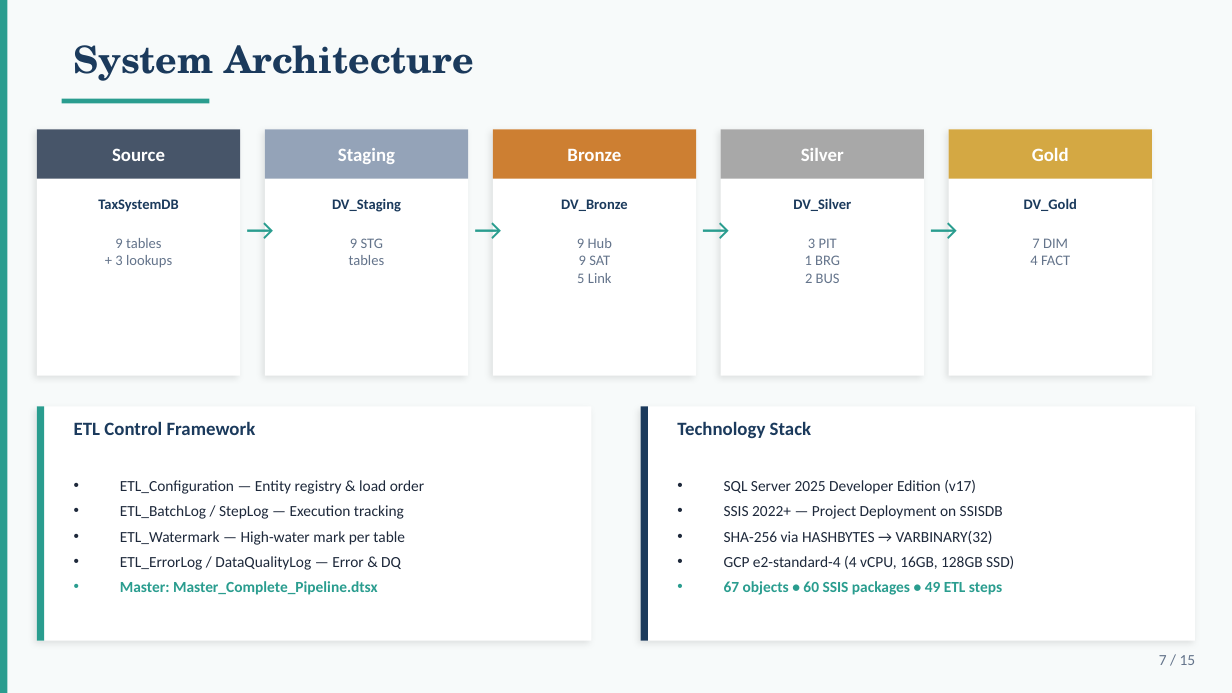
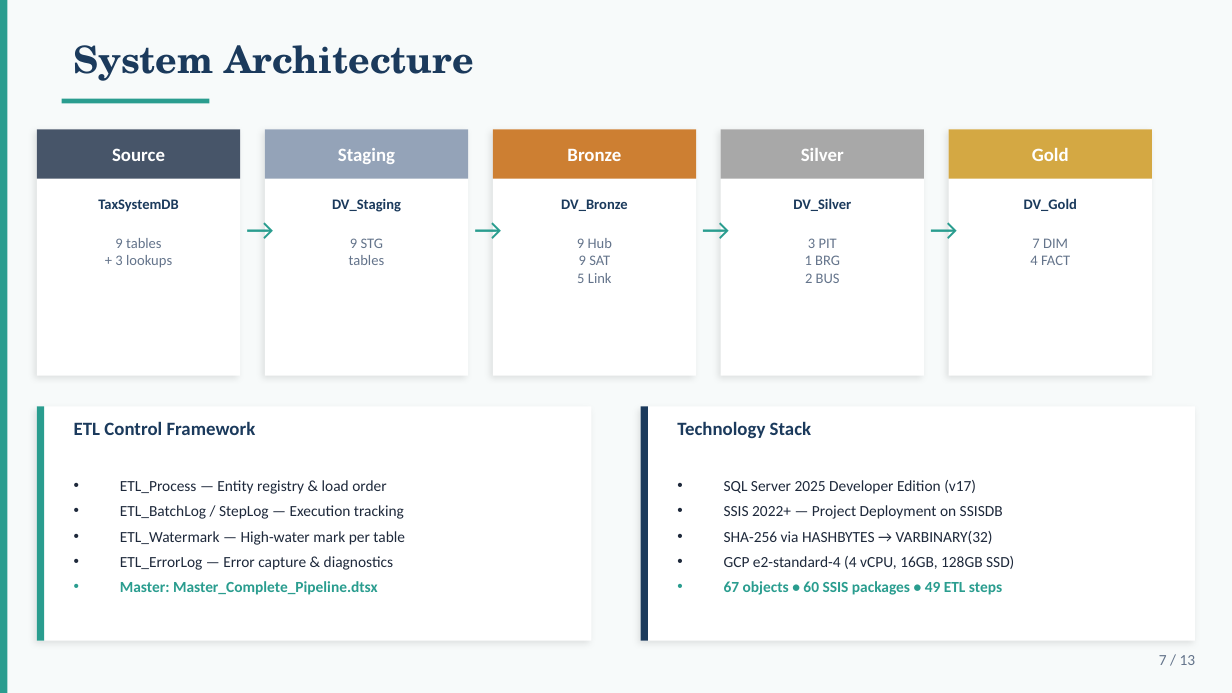
Before and after one commit to mvsotso/dv2-tax-data-warehouse-using-medallion, a slide deck: slide 7 of Documents/Final_Presentation.pptx. Drawn at 1232x693 pixels with LibreOffice and Linux fonts; fonts in the diff are those of the drawing. Boxes give left, top, right and bottom in pixels: in the first picture for what was removed or moved away, otherwise in the second. Text is boxed around its words. In the diff, an @@ line names an element or a change of style, - is before the commit and + after.

```diff
--- a/Documents/Final_Presentation.pptx
+++ b/Documents/Final_Presentation.pptx
@@ text at <box>120,480,386,494</box>: text changed @@
-• ETL_Configuration — Entity registry & load order
+• ETL_Process — Entity registry & load order
@@ text at <box>120,556,393,570</box>: text changed @@
-• ETL_ErrorLog / DataQualityLog — Error & DQ
+• ETL_ErrorLog — Error capture & diagnostics
@@ text at <box>1159,655,1196,665</box>: text changed @@
-7 / 15
+7 / 13
```
Also in this commit, not shown: 11 other slides changed, 2 slides removed, 13 other files.
